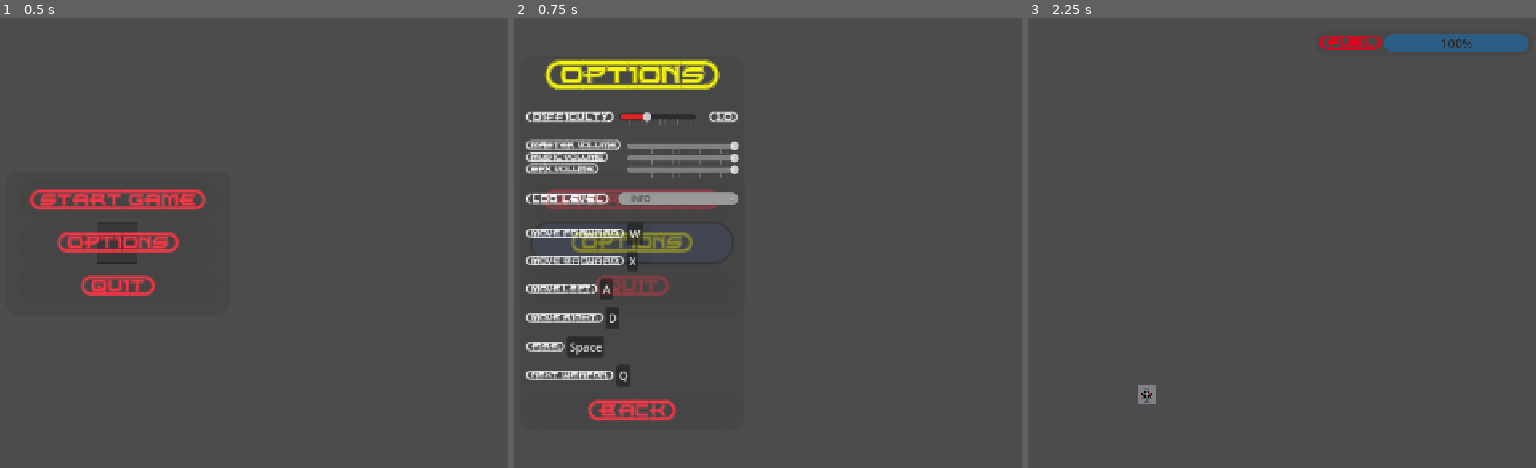
Above: before the commit, frames 1-3 (left to right).
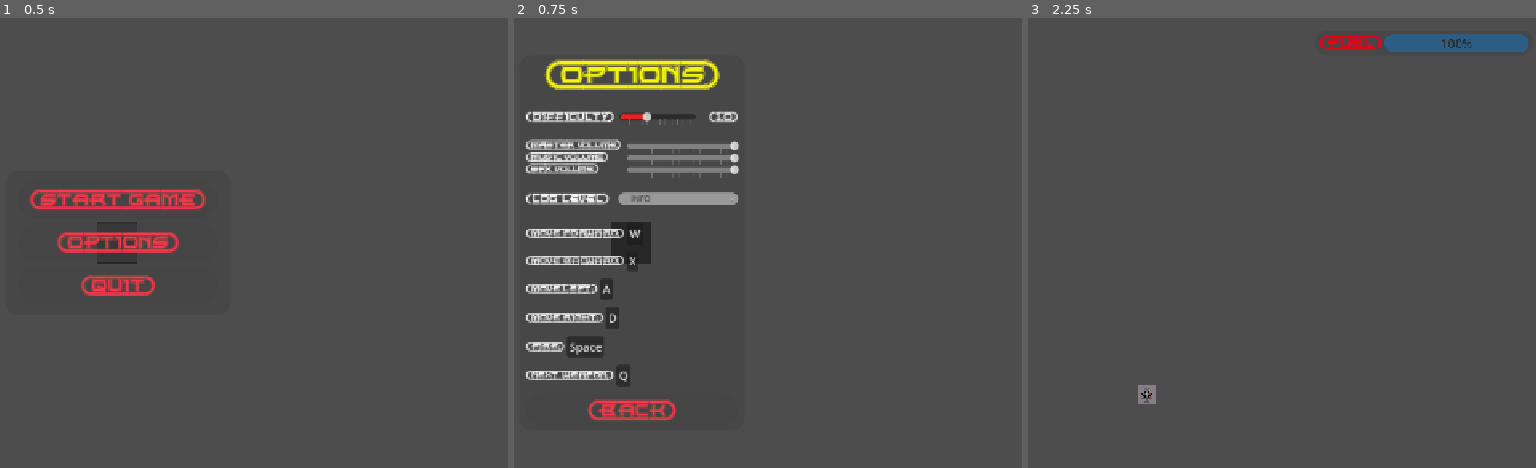
Above: after the commit, the same moments.

Repository: ikostan/SkyLockAssault
Game: Godot game, scene res://scenes/main_menu.tscn
Two runs of this game, one before a commit and one after it. Both use one fixed random seed, a clock stepped at 60 frames per second and the inputs below. Video files are missing from this copy of the repository; at most half a second of black plays in their place. Sound files missing from this copy of the repository are replaced by a short silence.
Inputs:
- Up to frame 1 (0.5 s): no input
- Up to frame 2 (0.75 s): click "{OPTIONS}" at 0.5 s
- Up to frame 3 (2.25 s): click "{BACK}" at 1.25 s; click "{START=GAME}" at 2 s

Frame 1 is identical in both runs. In frame 2, 1.9% of the frame differs, in the area x 5-41%, y 38-62%; in frame 3, nothing differs.

Commit message:
Ensure Menu Items Do Not Overlap (e.g., Hide Main Menu When Options Opens)

Diff:
--- a/scripts/globals.gd
+++ b/scripts/globals.gd
@@ -12,6 +12,7 @@
 @export var sfx_volume: float = 1.0
 
 # In globals.gd (add after @export vars)
+var hidden_menu: Node = null
 var previous_scene: String = "res://scenes/main_menu.tscn"  # Default fallback
 var options_scene: PackedScene = preload("res://scenes/options_menu.tscn")
 
@@ -85,12 +86,19 @@
 	log_message("Settings saved.", LogLevel.DEBUG)
 
 
-# In globals.gd (load_options())
-func load_options() -> void:
-	log_message("Instancing options menu over current scene.", LogLevel.DEBUG)
+# Modified load_options
+func load_options(menu_to_hide: Node) -> void:
+	## Loads options menu and hides the caller menu.
+	##
+	## :param menu_to_hide: The menu node to hide.
+	## :type menu_to_hide: Node
+	## :rtype: void
+	hidden_menu = menu_to_hide
+	hidden_menu.visible = false
+	log_message("Hiding menu: " + menu_to_hide.name, LogLevel.DEBUG)
 	if options_scene:
-		var options_inst := options_scene.instantiate()
-		get_tree().root.add_child(options_inst)  # Add to root (on top)
+		var options_inst: CanvasLayer = options_scene.instantiate()
+		get_tree().root.add_child(options_inst)   # Add to root (on top)
 	else:
 		log_message("Error: Options scene not found!", LogLevel.ERROR)
 
--- a/scripts/main_menu.gd
+++ b/scripts/main_menu.gd
@@ -143,7 +143,7 @@
 	## :type _args: Array
 	## :rtype: void
 	Globals.log_message("Options button pressed.", Globals.LogLevel.DEBUG)
-	Globals.load_options()  # Your existing load
+	Globals.load_options(ui_panel)  # Your existing load
 
 
 func _on_quit_pressed(_args: Array = []) -> void:
--- a/scripts/options_menu.gd
+++ b/scripts/options_menu.gd
@@ -210,8 +210,13 @@
 	## and hides web overlays if on web.
 	##
 	## :rtype: void
-	get_tree().paused = false
+
+	# get_tree().paused = false
 	Globals.log_message("Back button pressed.", Globals.LogLevel.DEBUG)
+	if Globals.hidden_menu:
+		Globals.hidden_menu.visible = true
+		Globals.log_message("Showing menu: " + Globals.hidden_menu.name, Globals.LogLevel.DEBUG)
+		Globals.hidden_menu = null
 	if OS.has_feature("web"):
 		# Hide options overlays after closing menu
 		(
--- a/scripts/pause_menu.gd
+++ b/scripts/pause_menu.gd
@@ -59,5 +59,10 @@
 
 
 func _on_options_button_pressed() -> void:
+	## Handles the Options button press.
+	##
+	## Loads options with self to hide and logs the action.
+	##
+	## :rtype: void
 	Globals.log_message("Options button pressed.", Globals.LogLevel.DEBUG)
-	Globals.load_options()
+	Globals.load_options(self)
--- /dev/null
+++ b/test/test_menu_visibility.gd
@@ -0,0 +1,44 @@
+## Test script: test_menu_visibility.gd (add to project, run as scene or via editor)
+extends Node
+
+func _ready() -> void:
+	# Mock Globals
+	var mock_globals: = Node.new()
+	mock_globals.add_user_signal("log_message")
+	mock_globals.hidden_menu = null
+	mock_globals.load_options = func(menu: Node) -> void:
+		mock_globals.hidden_menu = menu
+		menu.visible = false
+		print("Hidden: " + menu.name + " visible=" + str(menu.visible))
+
+	# Mock menu nodes
+	var mock_main_ui: = Panel.new()
+	mock_main_ui.name = "UI_Panel"
+	mock_main_ui.visible = true
+
+	var mock_pause: = CanvasLayer.new()
+	mock_pause.name = "Pause_Menu"
+	mock_pause.visible = true
+
+	# Test from main
+	mock_globals.load_options.call(mock_main_ui)
+	assert(mock_main_ui.visible == false, "Main UI not hidden")
+	assert(mock_globals.hidden_menu == mock_main_ui, "Hidden menu not set")
+
+	# Mock back
+	mock_main_ui.visible = true  # Simulate show
+	mock_globals.hidden_menu = null
+	assert(mock_main_ui.visible == true, "Main UI shown after back")
+
+	# Test from pause
+	mock_globals.load_options.call(mock_pause)
+	assert(mock_pause.visible == false, "Pause not hidden")
+	assert(mock_globals.hidden_menu == mock_pause, "Hidden menu not set")
+
+	# Mock back
+	mock_pause.visible = true  # Simulate show
+	mock_globals.hidden_menu = null
+	assert(mock_pause.visible == true, "Pause shown after back")
+
+	print("All tests passed.")
+	get_tree().quit()
Not shown, changed: export/web/index.html
Not shown, changed: export/web/index.pck
